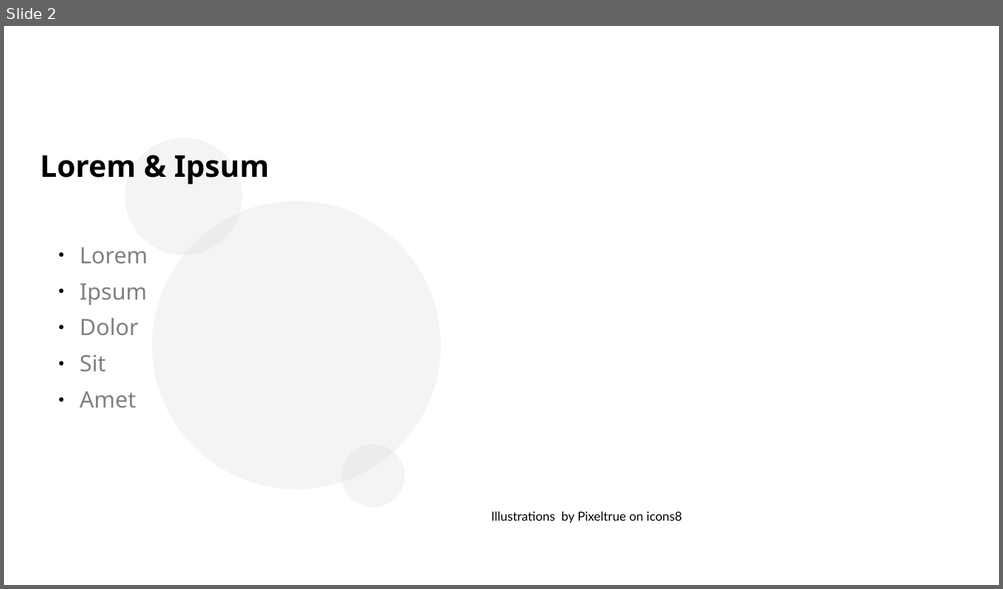
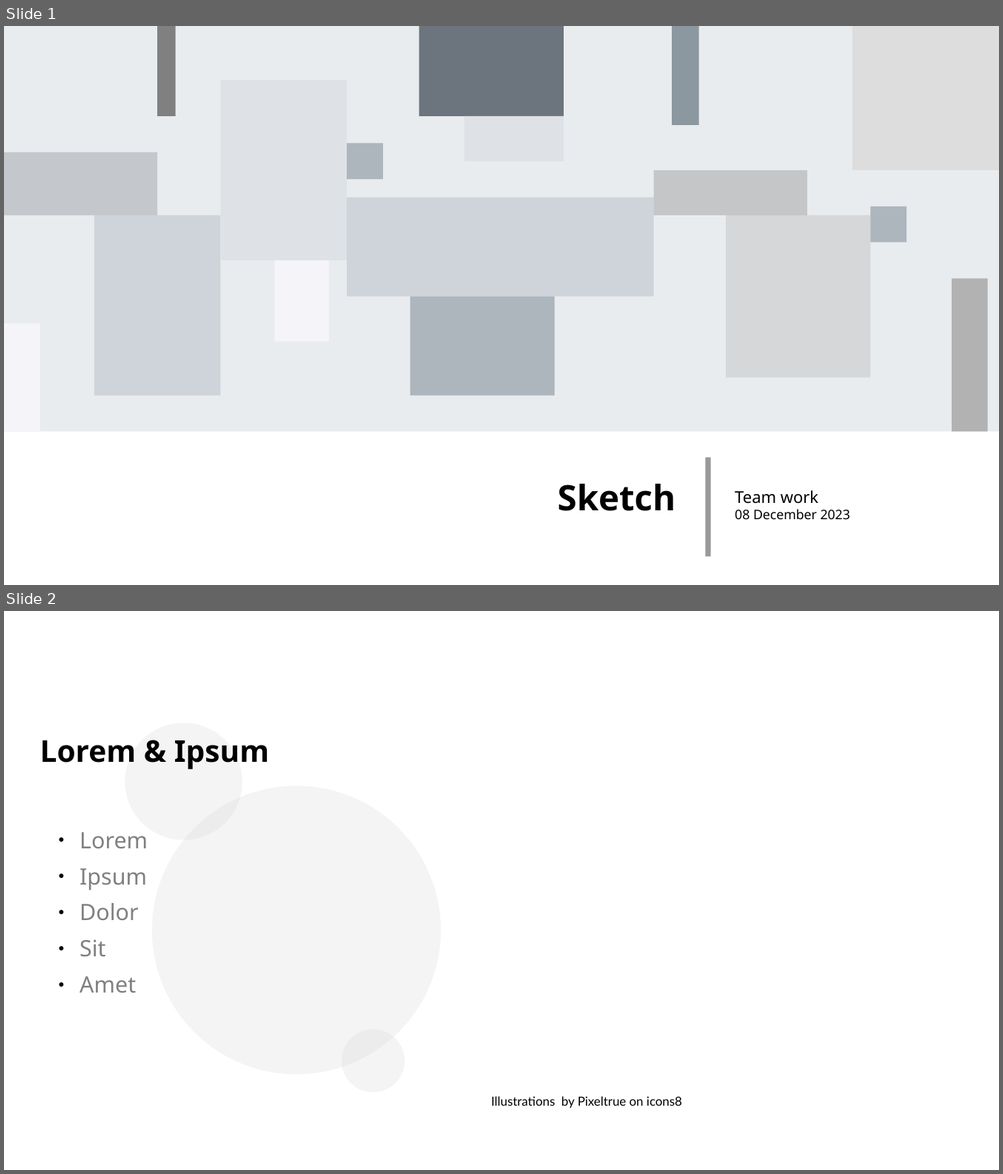
Before and after one commit to tomjpsun/obsidianVaults, a slide deck: DM9051A OTP 燒錄專案/Sketch.odp. Shown one above the other, each under a label of ours: slide 2 before the commit, slides 1 and 2 after it. The pictures are 1003x589 and 1003x1174 pixels, drawn with LibreOffice and Linux fonts; fonts in the diff are those of the drawing; background and template pictures are left out. Boxes give left, top, right and bottom in pixels: in the first picture for what was removed or moved away, otherwise in the second. Text is boxed around its words. In the diff, an @@ line names an element or a change of style, - is before the commit and + after.

```diff
--- a/DM9051A OTP 燒錄專案/Sketch.odp
+++ b/DM9051A OTP 燒錄專案/Sketch.odp
@@ slide 1 added at <box>4,26,999,585</box>, background #FFFFFF @@
@@ group added at <box>4,26,999,432</box>: 18 rectangles @@
@@ line added from (708, 458) to (708, 557), #999999 4.31 pt @@
@@ text added at <box>558,484,675,511</box>, 28 pt, text #000000, bold @@
+Sketch
@@ text added at <box>734,491,850,520</box>, 10.5 pt, text #000000 @@
+Team work
+08 December 2023
```
Also in this commit, not shown: 1 slide changed, 1 slide removed, 1 other file.
